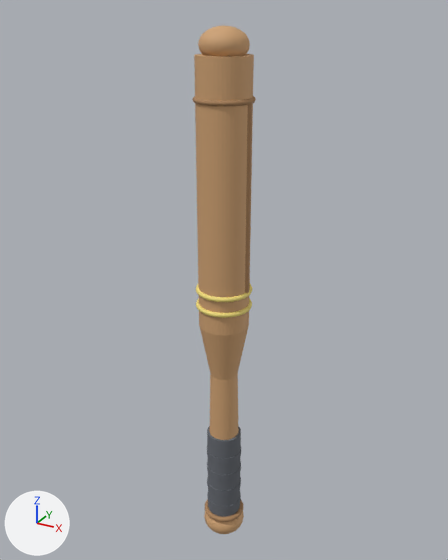
The glTF model assets/pbr/wep_bat.glb: old version first, new version second.
One viewpoint serves both versions: a 50 mm camera at (0.362, -0.658, 0.759) aimed at (-0.011, 0.019, 0.42). Every picture has the same lights, and +X, +Y and +Z are marked at lower left. The picture after the commit comes second.

The scene before the commit, as lines of its bpy script (objects in view):
```python
ob_wep_bat_barrel = bpy.data.objects.new('wep_bat_barrel', me_cylinder_005)
ob_wep_bat_barrel.location = (0.0, 0.0, 0.537)
ob_wep_bat_barrel_end = bpy.data.objects.new('wep_bat_barrel_end', me_sphere_001)
ob_wep_bat_barrel_end.location = (0.0, 0.0, 0.0)
ob_wep_bat_barrel_ring = bpy.data.objects.new('wep_bat_barrel_ring', me_torus_003)
ob_wep_bat_barrel_ring.location = (0.0, 0.0, 0.66)
ob_wep_bat_grain_r = bpy.data.objects.new('wep_bat_grain_r', me_cube_001)
ob_wep_bat_grain_r.location = (0.0, 0.0, 0.0)
ob_wep_bat_grip_upper = bpy.data.objects.new('wep_bat_grip_upper', me_cone)
ob_wep_bat_grip_upper.location = (0.0, 0.0, 0.232)
ob_wep_bat_grip_wrap = bpy.data.objects.new('wep_bat_grip_wrap', me_cylinder)
ob_wep_bat_grip_wrap.location = (0.0, 0.0, 0.112)
ob_wep_bat_knob = bpy.data.objects.new('wep_bat_knob', me_sphere)
ob_wep_bat_knob.location = (0.0, 0.0, 0.0)
ob_wep_bat_knob_ring = bpy.data.objects.new('wep_bat_knob_ring', me_torus)
ob_wep_bat_knob_ring.location = (0.0, 0.0, 0.042)
ob_wep_bat_shoulder = bpy.data.objects.new('wep_bat_shoulder', me_cone_001)
ob_wep_bat_shoulder.location = (0.0, 0.0, 0.326)
```
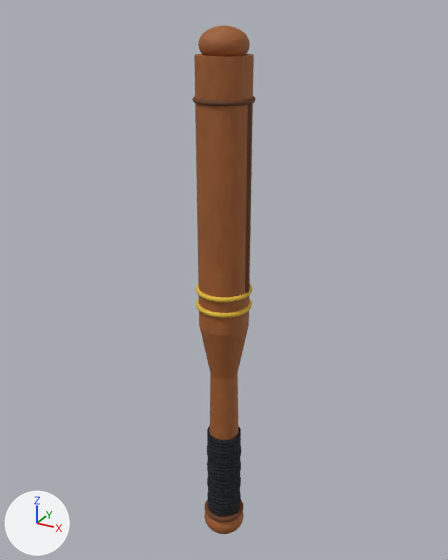
Boxes [x1, y1, x2, y2] around the edits, measured in the pictures (448 x 560 px):
'wep_bat_barrel', surface changed (darker): [194, 54, 254, 335] in both
'wep_bat_grip_wrap', surface changed (grey to black): [207, 426, 241, 517] in both
'wep_bat_grip_upper', surface changed (darker): [210, 374, 239, 440] in both
'wep_bat_shoulder', surface changed (darker): [200, 328, 248, 380] in both
'wep_bat_barrel_end', surface changed (darker): [198, 26, 250, 56] in both
'wep_bat_grain_r', surface changed (darker): [245, 103, 253, 293] in both
'wep_bat_knob', surface changed (darker): [204, 511, 244, 534] in both
'wep_bat_barrel_ring', surface changed (darker): [192, 96, 256, 106] in both
'wep_bat_knob_ring', surface changed (darker): [205, 499, 243, 522] in both
'wep_bat_wrap_rib3', surface changed (grey to black): [207, 449, 241, 464] in both
'wep_bat_wrap_rib1', surface changed (grey to black): [207, 477, 241, 496] in both
'wep_bat_wrap_rib2', surface changed (grey to black): [207, 461, 241, 480] in both
'wep_bat_wrap_rib0', surface changed (grey to black): [207, 493, 241, 511] in both

The change, as a list of edits to the scene's bpy script:
```text
Add img_vcw_tex_fabric_wep_bat_tape_albedo:
    img_vcw_tex_fabric_wep_bat_tape_albedo = load_image('vcw_tex_fabric_wep_bat_tape_albedo', '_unpacked/vcw_tex_fabric_wep_bat_tape_albedo', 128, 128, 'sRGB')
Add img_vcw_tex_fabric_wep_bat_tape_normal:
    img_vcw_tex_fabric_wep_bat_tape_normal = load_image('vcw_tex_fabric_wep_bat_tape_normal', '_unpacked/vcw_tex_fabric_wep_bat_tape_normal', 128, 128, 'Non-Color')
Add img_vcw_tex_fabric_wep_bat_tape_orm:
    img_vcw_tex_fabric_wep_bat_tape_orm = load_image('vcw_tex_fabric_wep_bat_tape_orm', '_unpacked/vcw_tex_fabric_wep_bat_tape_orm', 128, 128, 'Non-Color')
Add img_vcw_tex_paint_wep_bat_wood_dark_orm:
    img_vcw_tex_paint_wep_bat_wood_dark_orm = load_image('vcw_tex_paint_wep_bat_wood_dark_orm', '_unpacked/vcw_tex_paint_wep_bat_wood_dark_orm', 128, 128, 'Non-Color')
Add img_vcw_tex_paint_wep_bat_wood_dark_albedo:
    img_vcw_tex_paint_wep_bat_wood_dark_albedo = load_image('vcw_tex_paint_wep_bat_wood_dark_albedo', '_unpacked/vcw_tex_paint_wep_bat_wood_dark_albedo', 128, 128, 'sRGB')
Add img_vcw_tex_paint_wep_bat_wood_dark_normal:
    img_vcw_tex_paint_wep_bat_wood_dark_normal = load_image('vcw_tex_paint_wep_bat_wood_dark_normal', '_unpacked/vcw_tex_paint_wep_bat_wood_dark_normal', 128, 128, 'Non-Color')
Add img_vcw_tex_paint_wep_bat_wood_orm:
    img_vcw_tex_paint_wep_bat_wood_orm = load_image('vcw_tex_paint_wep_bat_wood_orm', '_unpacked/vcw_tex_paint_wep_bat_wood_orm', 128, 128, 'Non-Color')
Add img_vcw_tex_paint_wep_bat_wood_normal:
    img_vcw_tex_paint_wep_bat_wood_normal = load_image('vcw_tex_paint_wep_bat_wood_normal', '_unpacked/vcw_tex_paint_wep_bat_wood_normal', 128, 128, 'Non-Color')
Add img_vcw_tex_paint_wep_bat_wood_albedo:
    img_vcw_tex_paint_wep_bat_wood_albedo = load_image('vcw_tex_paint_wep_bat_wood_albedo', '_unpacked/vcw_tex_paint_wep_bat_wood_albedo', 128, 128, 'sRGB')
Change mat_wep_bat_wood:
    remove # nodes: BsdfPrincipled, OutputMaterial
    remove # colours: brown #cea273
    nodes: BsdfPrincipled, NormalMap, OutputMaterial, SeparateColor, TexImage x3
    uses the picture img_vcw_tex_paint_wep_bat_wood_albedo
    uses the picture img_vcw_tex_paint_wep_bat_wood_normal
    uses the picture img_vcw_tex_paint_wep_bat_wood_orm
Change mat_wep_bat_wood_dark:
    remove # nodes: BsdfPrincipled, OutputMaterial
    remove # colours: brown #aa8159
    nodes: BsdfPrincipled, NormalMap, OutputMaterial, SeparateColor, TexImage x3
    uses the picture img_vcw_tex_paint_wep_bat_wood_dark_albedo
    uses the picture img_vcw_tex_paint_wep_bat_wood_dark_normal
    uses the picture img_vcw_tex_paint_wep_bat_wood_dark_orm
Change mat_wep_bat_tape:
    remove # nodes: BsdfPrincipled, OutputMaterial
    remove # colours: grey #65696f
    nodes: BsdfPrincipled, NormalMap, OutputMaterial, SeparateColor, TexImage x3
    uses the picture img_vcw_tex_fabric_wep_bat_tape_albedo
    uses the picture img_vcw_tex_fabric_wep_bat_tape_normal
    uses the picture img_vcw_tex_fabric_wep_bat_tape_orm
```
